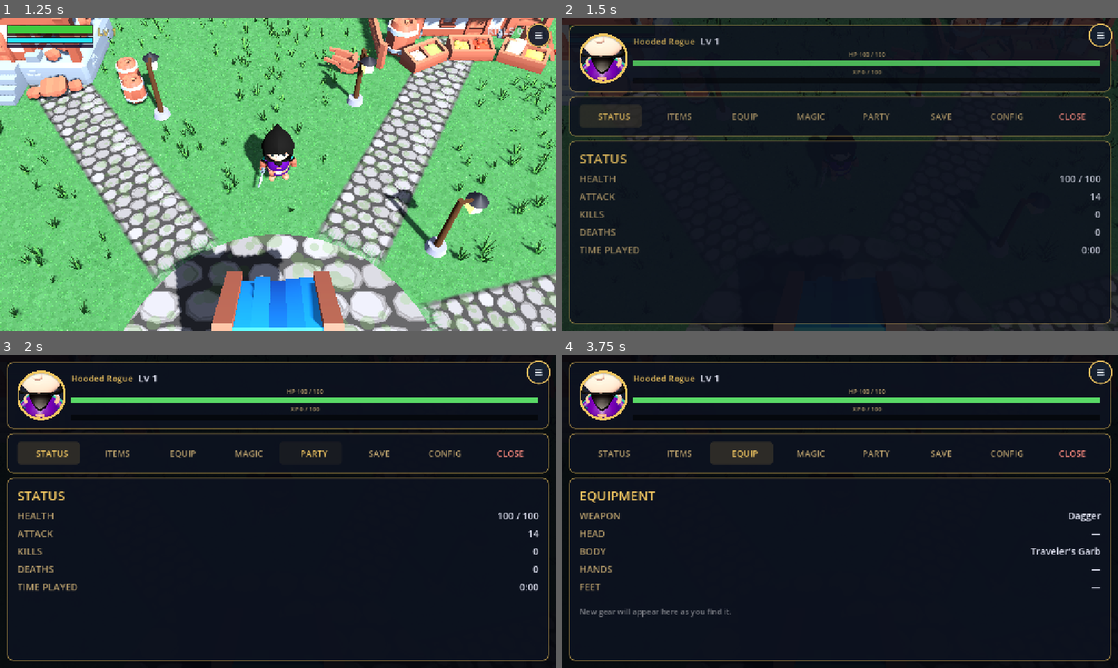
Above: before the commit, frames 1-4 (two rows, left to right).
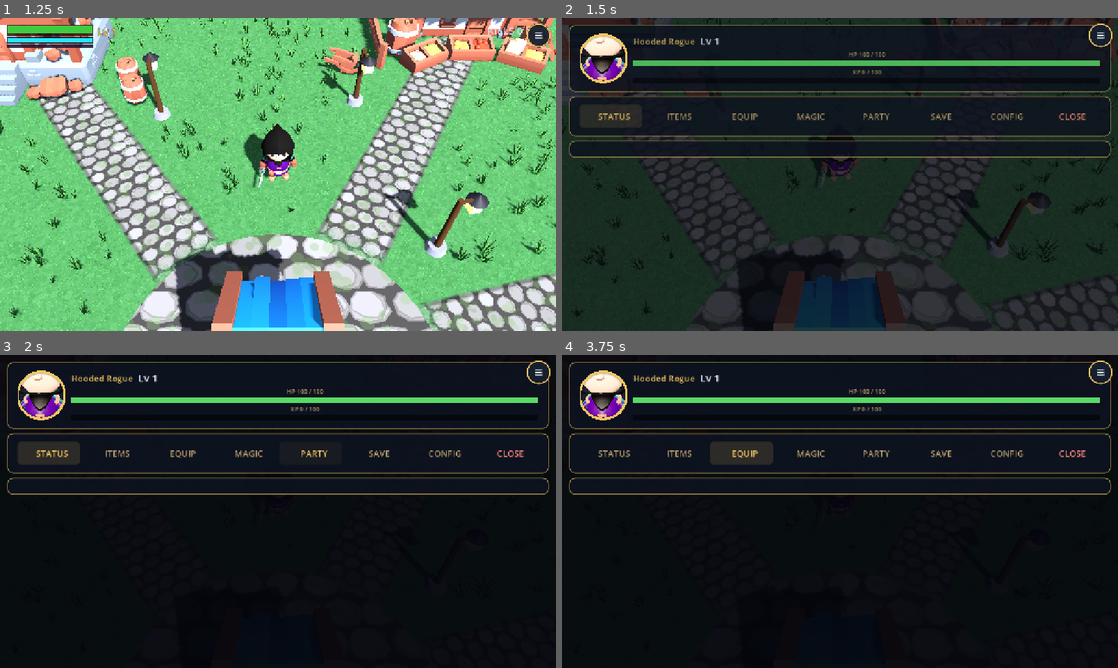
Above: after the commit, the same moments.

Repository: OuterHeavenX/godot-2.5D-rpg
Game: Godot game, scene res://src/world/main.tscn
Same seed, same stepped clock (60 frames per second), same inputs: the game is played once before the commit and once after it.
Inputs (mouse positions are in pixels of both pictures, inside the frame that each line leads up to):
- Up to frame 1 (1.25 s): click "PLAY" at 0.5 s
- Up to frame 2 (1.5 s): drag from (1101, 36) to (895, 105) at 1.27 s
- Up to frame 3 (2 s): no input
- Up to frame 4 (3.75 s): click "STATUS" at 2 s; click "ITEMS" at 2.75 s; click "EQUIP" at 3.5 s

Frame 1 is identical in both runs. In frame 2, 13% of the frame differs, in the area x 1-99%, y 42-98%; in frame 3, 1.6%; in frame 4, 2.0%.

Commit message:
Potions: skeleton drops, ITEMS tab, heal 50 HP; remove passive regen; tighten menu

Diff:
--- a/src/audio/audio_manager.gd
+++ b/src/audio/audio_manager.gd
@@ -18,8 +18,11 @@
 		var p := AudioStreamPlayer.new()
 		add_child(p)
 		_pool.append(p)
-	for n in ["swing", "hit", "bone_hit", "bone_die", "dodge", "levelup", "click"]:
-		_sfx[n] = load("res://src/audio/sfx/%s.ogg" % n)
+	for n in ["swing", "hit", "bone_hit", "bone_die", "dodge", "levelup", "click", "potion", "potion_drink"]:
+		var path := "res://src/audio/sfx/%s.ogg" % n
+		if not ResourceLoader.exists(path):
+			path = "res://src/audio/sfx/%s.wav" % n
+		_sfx[n] = load(path)
 	_music = AudioStreamPlayer.new()
 	_music.stream = load("res://src/audio/music/village_ambient.wav")
 	_music.volume_db = -16.0
--- a/src/enemy/skeleton.gd
+++ b/src/enemy/skeleton.gd
@@ -195,6 +195,11 @@
 	var player := get_tree().get_first_node_in_group("player")
 	if player != null and player.has_method("gain_xp"):
 		player.gain_xp(XP_REWARD)
+	# 30% chance to drop a potion.
+	if randf() < 0.30:
+		var drop := preload("res://src/item/potion_drop.gd").new()
+		drop.position = position + Vector3(randf_range(-0.5, 0.5), 0.1, randf_range(-0.5, 0.5))
+		get_parent().add_child(drop)
 	died.emit(self)
 	# Sink into the ground, then free.
 	var tw := create_tween()
--- /dev/null
+++ b/src/item/potion_drop.gd
@@ -0,0 +1,80 @@
+extends Node3D
+## Potion pickup dropped by skeletons. Bobs and spins; walking close
+## collects it into the player's inventory.
+
+const PICKUP_RADIUS := 1.6
+const HEAL_AMOUNT := 50.0
+
+var _t := 0.0
+var _collected := false
+var _bottle: Node3D
+
+func _ready() -> void:
+	_bottle = _build_bottle()
+	add_child(_bottle)
+	var area := Area3D.new()
+	var cs := CollisionShape3D.new()
+	var sphere := SphereShape3D.new()
+	sphere.radius = PICKUP_RADIUS
+	cs.shape = sphere
+	area.add_child(cs)
+	area.body_entered.connect(_on_body_entered)
+	add_child(area)
+
+func _build_bottle() -> Node3D:
+	var root := Node3D.new()
+	# Glass body: red liquid.
+	var body := MeshInstance3D.new()
+	var body_mesh := CylinderMesh.new()
+	body_mesh.top_radius = 0.16
+	body_mesh.bottom_radius = 0.2
+	body_mesh.height = 0.42
+	body.mesh = body_mesh
+	body.position.y = 0.25
+	var red := StandardMaterial3D.new()
+	red.albedo_color = Color(0.85, 0.1, 0.15)
+	red.emission_enabled = true
+	red.emission = Color(0.9, 0.15, 0.2)
+	red.emission_energy_multiplier = 0.6
+	body.set_surface_override_material(0, red)
+	root.add_child(body)
+	# Neck.
+	var neck := MeshInstance3D.new()
+	var neck_mesh := CylinderMesh.new()
+	neck_mesh.top_radius = 0.07
+	neck_mesh.bottom_radius = 0.07
+	neck_mesh.height = 0.18
+	neck.mesh = neck_mesh
+	neck.position.y = 0.55
+	var glass := StandardMaterial3D.new()
+	glass.albedo_color = Color(0.9, 0.95, 1.0, 0.7)
+	glass.transparency = BaseMaterial3D.TRANSPARENCY_ALPHA
+	neck.set_surface_override_material(0, glass)
+	root.add_child(neck)
+	# Cork.
+	var cork := MeshInstance3D.new()
+	var cork_mesh := CylinderMesh.new()
+	cork_mesh.top_radius = 0.08
+	cork_mesh.bottom_radius = 0.08
+	cork_mesh.height = 0.1
+	cork.mesh = cork_mesh
+	cork.position.y = 0.68
+	var brown := StandardMaterial3D.new()
+	brown.albedo_color = Color(0.55, 0.38, 0.22)
+	cork.set_surface_override_material(0, brown)
+	root.add_child(cork)
+	return root
+
+func _process(delta: float) -> void:
+	_t += delta
+	_bottle.position.y = 0.15 + sin(_t * 3.0) * 0.08
+	_bottle.rotation.y = _t * 2.0
+
+func _on_body_entered(body: Node3D) -> void:
+	if _collected:
+		return
+	if body.is_in_group("player") and body.has_method("add_potion"):
+		_collected = true
+		body.add_potion(1)
+		AudioMan.play("potion", 1.0, 0.0)
+		queue_free()
--- a/src/player/player.gd
+++ b/src/player/player.gd
@@ -25,8 +25,6 @@
 const DODGE_IFRAMES := 0.4
 const DODGE_DISTANCE := 3.5
 const DODGE_TIME := 0.28
-const REGEN_DELAY := 5.0
-const REGEN_RATE := 4.0
 const SPRINT_MULT := 1.7
 const XP_BASE := 100
 
@@ -45,6 +43,9 @@
 var play_time := 0.0
 var hp := MAX_HP
 var atb := 1.0
+var potions := 0
+
+signal potions_changed(count: int)
 var sprinting := false
 var dead := false
 
@@ -62,7 +63,6 @@
 var _dodge_cd := 0.0
 var _dodge_dir := Vector3.ZERO
 var _iframes := 0.0
-var _since_damage := 99.0
 var _slash: MeshInstance3D
 
 @onready var rig: Node3D = $HeroRig
@@ -103,17 +103,11 @@
 	_dodge_timer = maxf(0.0, _dodge_timer - delta)
 	_dodge_cd = maxf(0.0, _dodge_cd - delta)
 	_iframes = maxf(0.0, _iframes - delta)
-	_since_damage += delta
 
 	# ATB gauge fills in real time; full bar = ready to act.
 	if atb < 1.0 and _attack_timer <= 0.0 and _dodge_timer <= 0.0:
 		atb = minf(1.0, atb + delta / ATB_FILL_TIME)
 		atb_changed.emit(atb)
-
-	# Slowly recover health when out of danger.
-	if _since_damage > REGEN_DELAY and hp < max_hp:
-		hp = minf(max_hp, hp + REGEN_RATE * delta)
-		hp_changed.emit(hp, max_hp)
 
 	if Input.is_action_just_pressed("attack"):
 		try_attack()
@@ -203,6 +197,20 @@
 		AudioMan.play("levelup")
 		leveled_up.emit(level)
 
+func add_potion(count: int) -> void:
+	potions += count
+	potions_changed.emit(potions)
+
+func use_potion() -> bool:
+	if dead or potions <= 0 or hp >= max_hp:
+		return false
+	potions -= 1
+	hp = minf(max_hp, hp + 50.0)
+	hp_changed.emit(hp, max_hp)
+	potions_changed.emit(potions)
+	AudioMan.play("potion_drink", 1.0, 0.0)
+	return true
+
 ## ATB attack: needs a full gauge. Heavy horizontal slash with a lunge,
 ## a white slash arc, and a hit-stop kick on connect.
 func try_attack() -> void:
@@ -321,7 +329,6 @@
 	if dead or _iframes > 0.0:
 		return
 	hp -= amount
-	_since_damage = 0.0
 	hp_changed.emit(hp, max_hp)
 	AudioMan.play("hit", 0.7, -2.0)
 	if hp <= 0.0:
@@ -352,7 +359,6 @@
 	hp = max_hp
 	atb = 1.0
 	dead = false
-	_since_damage = 99.0
 	hp_changed.emit(hp, max_hp)
 	atb_changed.emit(atb)
 	_play(ANIM_IDLE)
--- a/src/save/save_game.gd
+++ b/src/save/save_game.gd
@@ -22,6 +22,7 @@
 	cfg.set_value("progress", "attack", player.get("attack_damage"))
 	cfg.set_value("progress", "kills", kills)
 	cfg.set_value("progress", "deaths", player.get("deaths"))
+	cfg.set_value("progress", "potions", player.get("potions"))
 	cfg.set_value("progress", "play_time", player.get("play_time"))
 	var pos: Vector3 = player.global_position
 	cfg.set_value("progress", "pos", [pos.x, pos.y, pos.z])
@@ -48,7 +49,7 @@
 	var cfg := ConfigFile.new()
 	if cfg.load(SAVE_PATH) != OK:
 		return d
-	for key in ["level", "xp", "max_hp", "attack", "kills", "deaths", "play_time"]:
+	for key in ["level", "xp", "max_hp", "attack", "kills", "deaths", "potions", "play_time"]:
 		d[key] = cfg.get_value("progress", key, null)
 	var pos: Array = cfg.get_value("progress", "pos", [])
 	d["pos"] = Vector3(pos[0], pos[1], pos[2]) if pos.size() == 3 else Vector3.ZERO
@@ -64,6 +65,7 @@
 	player.set("attack_damage", float(d["attack"]))
 	player.set("hp", float(d["max_hp"]))
 	player.set("deaths", int(d["deaths"]))
+	player.set("potions", int(d["potions"]) if d["potions"] != null else 0)
 	player.set("play_time", float(d["play_time"]))
 	player.global_position = d["pos"]
 	if mgr != null:
--- a/src/ui/char_menu.gd
+++ b/src/ui/char_menu.gd
@@ -24,6 +24,7 @@
 # Page refs.
 var _stat_values := {}
 var _party_list: VBoxContainer
+var _items_list: VBoxContainer
 var _save_status: Label
 var _music_btn: Button
 var _sfx_btn: Button
@@ -162,10 +163,9 @@
 	close_btn.pressed.connect(toggle)
 	tab_bar.add_child(close_btn)
 
-	# ---- content pages (scrolls only if the screen is too short; labels
-	# ignore mouse so touch drags always reach the scroller)
+	# ---- content pages (hugs content; scrolls only if the screen is too
+	# short; labels ignore mouse so touch drags always reach the scroller)
 	var content := PanelContainer.new()
-	content.size_flags_vertical = Control.SIZE_EXPAND_FILL
 	content.add_theme_stylebox_override("panel", _panel_style())
 	vbox.add_child(content)
 	var scroll := ScrollContainer.new()
@@ -325,10 +325,35 @@
 func _build_items_page() -> Control:
 	var v := _page()
 	v.add_child(_header("ITEMS"))
-	v.add_child(_body("Your pack is empty.", 22))
-	v.add_child(_body("Items you find on your travels will appear here.",
-		18, Color(1, 1, 1, 0.45)))
-	return v
+	_items_list = VBoxContainer.new()
+	_items_list.add_theme_constant_override("separation", 8)
+	_items_list.mouse_filter = Control.MOUSE_FILTER_IGNORE
+	v.add_child(_items_list)
+	return v
+
+func _refresh_items() -> void:
+	for c in _items_list.get_children():
+		c.queue_free()
+	var player := get_tree().get_first_node_in_group("player")
+	var count: int = int(player.get("potions")) if player != null else 0
+	if count <= 0:
+		_items_list.add_child(_body("Your pack is empty.", 22))
+		_items_list.add_child(_body("Items you find on your travels will appear here.",
+			18, Color(1, 1, 1, 0.45)))
+		return
+	var row := HBoxContainer.new()
+	row.add_theme_constant_override("separation", 12)
+	var info := VBoxContainer.new()
+	info.size_flags_horizontal = Control.SIZE_EXPAND_FILL
+	info.mouse_filter = Control.MOUSE_FILTER_IGNORE
+	info.add_child(_label("Potion x %d" % count, 22, INK))
+	info.add_child(_label("Restores 50 HP.", 16, GOLD_DIM))
+	row.add_child(info)
+	var use_btn := _big_button("USE")
+	use_btn.custom_minimum_size = Vector2(110, 48)
+	use_btn.pressed.connect(_on_use_potion)
+	row.add_child(use_btn)
+	_items_list.add_child(row)
 
 func _build_equip_page() -> Control:
 	var v := _page()
@@ -433,6 +458,15 @@
 	_sfx_btn.text = "SFX: " + ("ON" if AudioMan.sfx_enabled else "OFF")
 	_erase_armed = false
 	_erase_btn.text = "ERASE SAVE"
+	_refresh_items()
+
+func _on_use_potion() -> void:
+	var player := get_tree().get_first_node_in_group("player")
+	if player != null and player.has_method("use_potion"):
+		if player.use_potion():
+			_refresh()
+		else:
+			AudioMan.play("click", 0.8, -4.0)
 
 func _on_save_pressed() -> void:
 	var player := get_tree().get_first_node_in_group("player")
Not shown, added: src/audio/sfx/potion.wav.import
Not shown, added: src/audio/sfx/potion_drink.wav.import
Not shown, added: src/item/potion_drop.gd.uid
Not shown, changed: docs/index.html
Not shown, changed: docs/index.pck
Not shown, added: src/audio/sfx/potion.wav
Not shown, added: src/audio/sfx/potion_drink.wav
